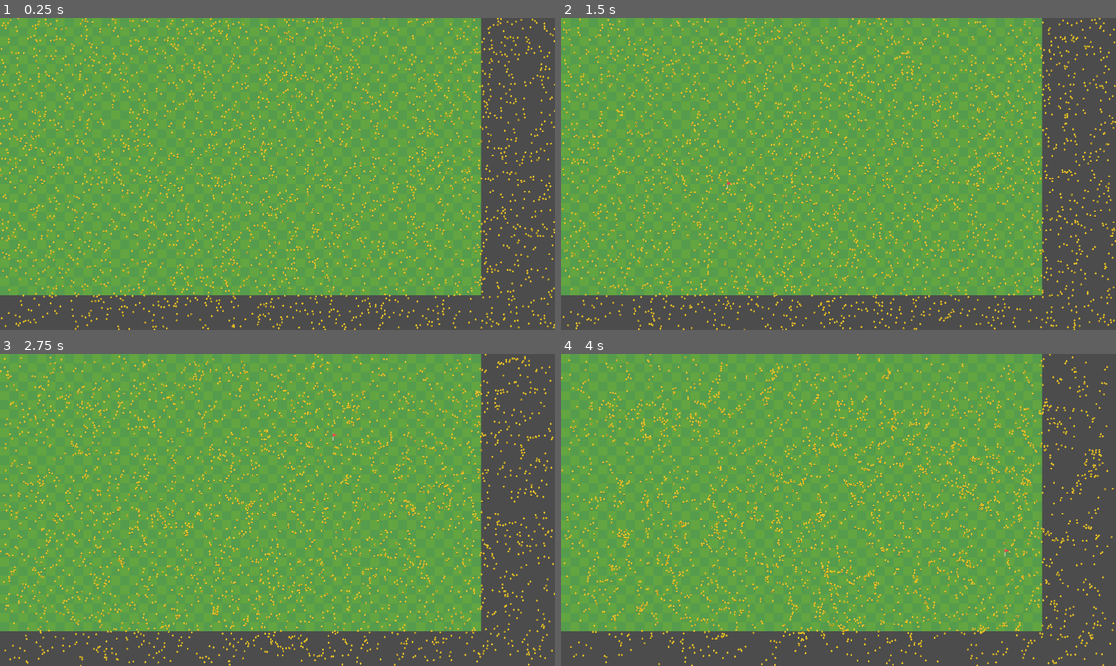
Above: before the commit, frames 1-4 (two rows, left to right).
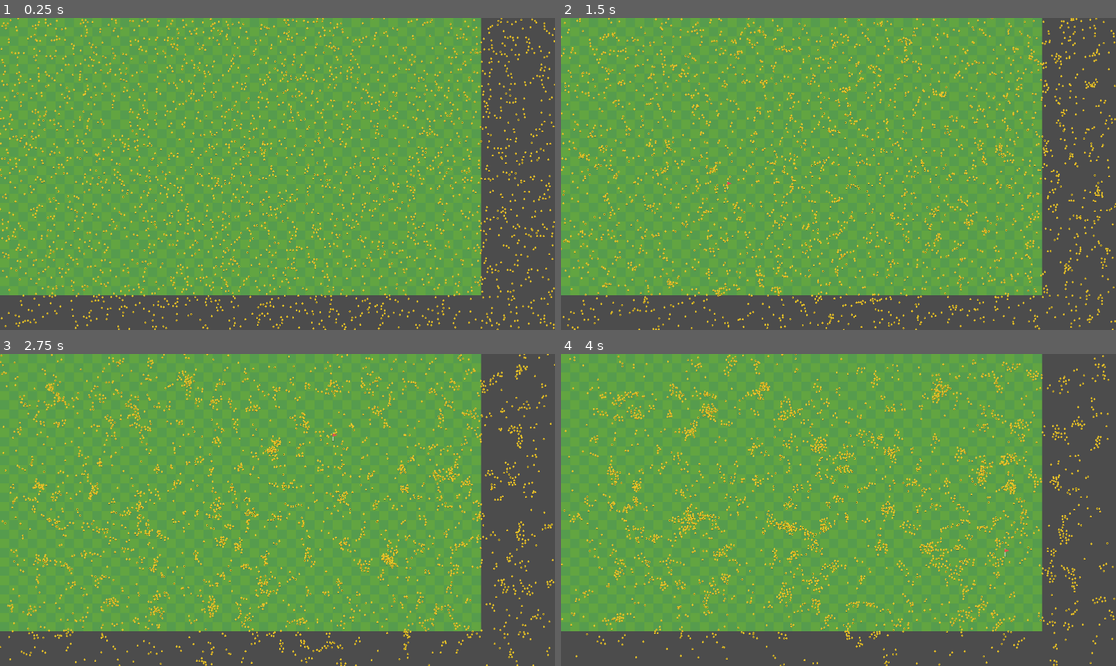
Above: after the commit, the same moments.

Repository: kyrick/godot-boids-acceleration-structure
Game: Godot game, scene res://Levels/RandomSpawn/RandomSpawn.tscn
The game is run twice, just before and just after one commit, with the same random seed, the same clock (stepped at 60 frames per second) and the same inputs. The project has no main scene, so this scene is started directly.
Inputs (mouse positions are in pixels of both pictures, inside the frame that each line leads up to):
- Up to frame 1 (0.25 s): no input
- Up to frame 2 (1.5 s): move the mouse to (960, 158) at 0.52 s; click (960, 158) at 0.67 s; move the mouse to (727, 189) at 1.27 s; click (727, 189) at 1.42 s
- Up to frame 3 (2.75 s): move the mouse to (333, 441) at 2.02 s; click (333, 441) at 2.17 s
- Up to frame 4 (4 s): move the mouse to (810, 572) at 2.77 s; click (810, 572) at 2.92 s; move the mouse to (1005, 556) at 3.52 s; click (1005, 556) at 3.67 s

The runs differ from the first frame. In frame 1, 2.9% of the frame differs, in the area x 0-100%, y 0-100%; in frame 2, 9.6%; in frame 3, 12%; in frame 4, 12%.

Commit message:
expand cell size

Diff:
--- a/Levels/RandomSpawn/RandomSpawn.tscn
+++ b/Levels/RandomSpawn/RandomSpawn.tscn
@@ -9,7 +9,6 @@
 script = ExtResource( 4 )
 boids = 3000
 Boid = ExtResource( 2 )
-struct_scale = 7
 
 [node name="TileMap" type="TileMap" parent="."]
 tile_set = ExtResource( 1 )
